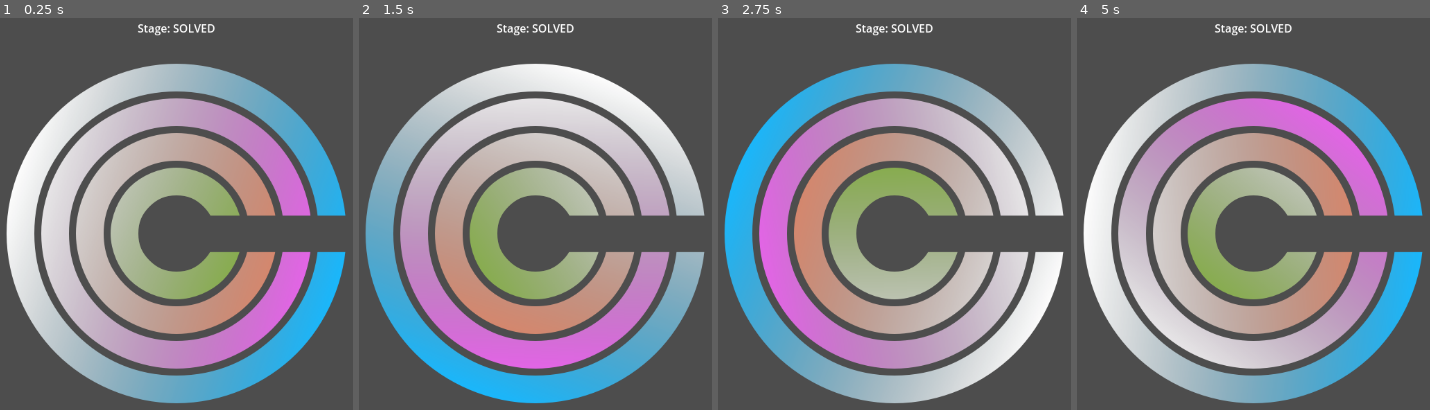
Above: before the commit, frames 1-4 (left to right).
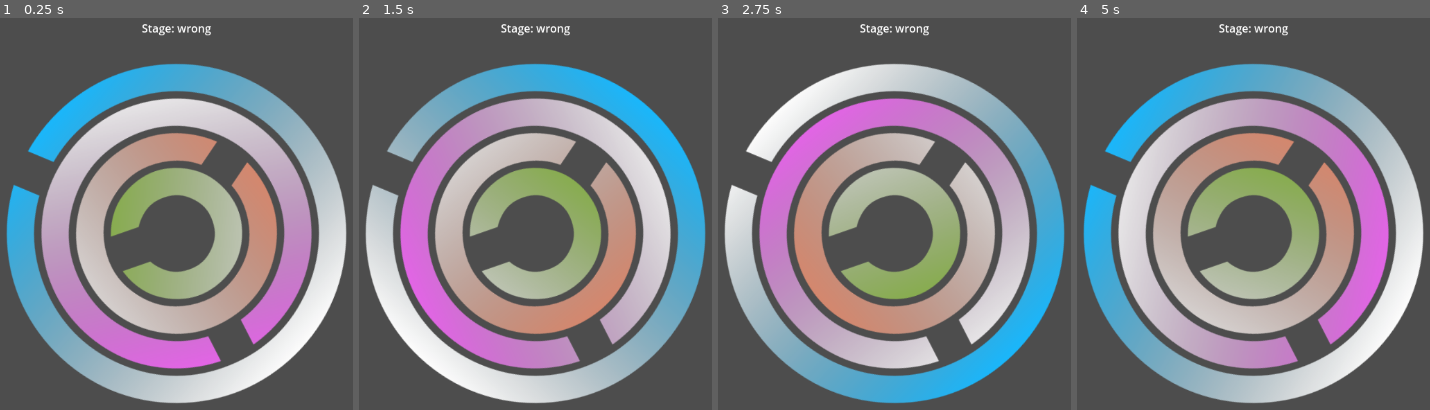
Above: after the commit, the same moments.

Repository: LettucePie/october
Game: Godot game, scene res://game.tscn
Two runs of this game, one before a commit and one after it. Both use one fixed random seed, a clock stepped at 60 frames per second and the inputs below.
Inputs (mouse positions are in pixels of both pictures, inside the frame that each line leads up to):
- Up to frame 1 (0.25 s): no input
- Up to frame 2 (1.5 s): move the mouse to (711, 210) at 0.52 s; click (711, 210) at 0.67 s; move the mouse to (376, 257) at 1.27 s; click (376, 257) at 1.42 s
- Up to frame 3 (2.75 s): move the mouse to (975, 135) at 2.02 s; click (975, 135) at 2.17 s
- Up to frame 4 (5 s): move the mouse to (1214, 323) at 2.77 s; click (1214, 323) at 2.92 s; move the mouse to (outside the picture) at 3.52 s; click (outside the picture) at 3.67 s; move the mouse to (outside the picture) at 4.27 s; click (outside the picture) at 4.42 s

The runs differ from the first frame. In frame 1, 43% of the frame differs, in the area x 1-99%, y 1-99%; in frame 2, 42%; in frame 3, 43%; in frame 4, 44%.

Commit message:
the barest thinnest sniff of a game

Diff:
--- a/game.gd
+++ b/game.gd
@@ -14,6 +14,8 @@
 		for c in get_children():
 			if c is Stage:
 				center_stage = c
+	if !center_stage.stage_solved.is_connected(stage_solved):
+		center_stage.stage_solved.connect(stage_solved)
 
 
 func recenter() -> void:
--- a/stages/stage_00_test.tscn
+++ b/stages/stage_00_test.tscn
@@ -14,12 +14,16 @@
 solution_area = NodePath("solution")
 
 [node name="Ring_4A" parent="." instance=ExtResource("3_ntpsw")]
+rotation = 2.8064895
 
 [node name="Ring_3A" parent="." instance=ExtResource("4_qc57x")]
+rotation = -0.97563905
 
 [node name="Ring_2A" parent="." instance=ExtResource("5_ryxgy")]
+rotation = 1.097812
 
 [node name="Ring_1A" parent="." instance=ExtResource("6_uh41k")]
+rotation = 3.5377824
 
 [node name="solution" type="Area2D" parent="." groups=["Solution"]]
 
